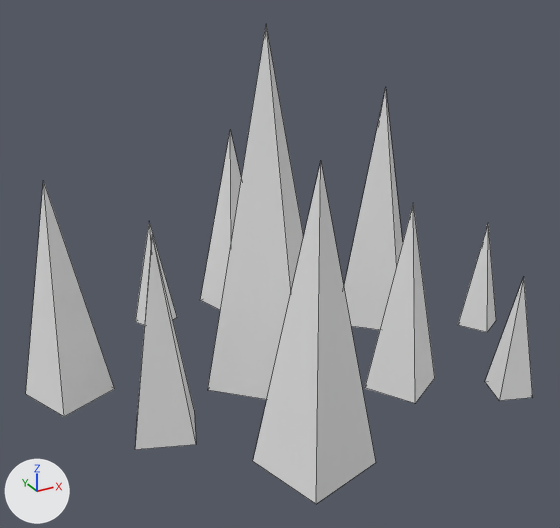
An edit to the FBX model Assets/Models/SPIKES.fbx, drawn before and after from the same camera.
The view is the same before and after, from a camera (50 mm lens) standing at (-1.57, -2.68, 1.85) and looking at (-0.12, -0.04, 0.54). Arrows for +X, +Y and +Z are at lower left; the lights stay in place. Mesh edges are drawn as thin lines.

The scene before the commit, as lines of its bpy script (objects in view):
```python
me_cone_011 = bpy.data.meshes.new('Cone.011')
me_cone_011.from_pydata(...)  # 50 vertices, 40 faces; spans x -1.16..1.09, y -0.85..0.89, z 0.0..1.51
me_cone_011.materials.append(mat_mat_spikes)  # white #e7e7e7
ob_geo_spikes = bpy.data.objects.new('GEO.SPIKES', me_cone_011)
ob_geo_spikes.location = (0.0, 0.0, 0.0)
```
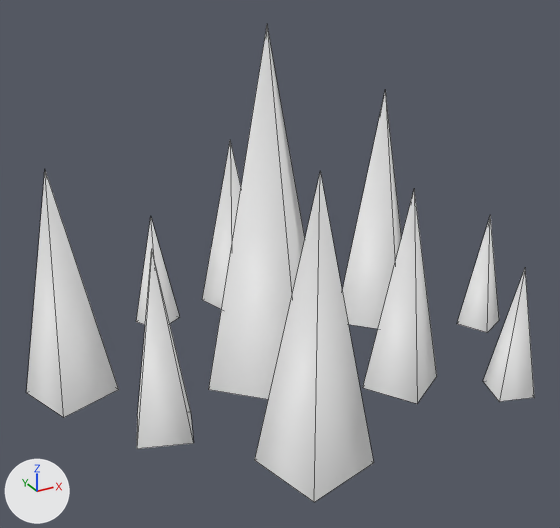
Where the change shows, as pixel boxes (x1, y1, x2, y2) in the pictures (560 x 528 px; the box of a moved part takes in the faces that stretch with it):
```json
{"object": "GEO.SPIKES", "change": "reshaped, turned, rescaled", "before": [26, 27, 533, 504], "after": [26, 27, 534, 502]}
{"part": 1, "of": "me_cone_011", "change": "moved or reshaped", "before": [200, 131, 241, 310], "after": [137, 252, 194, 449]}
{"part": 2, "of": "me_cone_011", "change": "moved or reshaped", "before": [208, 27, 304, 400], "after": [209, 27, 305, 399]}
{"part": 3, "of": "me_cone_011", "change": "moved or reshaped", "before": [135, 236, 196, 450], "after": [255, 172, 374, 502]}
{"part": 4, "of": "me_cone_011", "change": "moved or reshaped", "before": [26, 180, 114, 417], "after": [26, 171, 119, 417]}
{"part": 5, "of": "me_cone_011", "change": "moved or reshaped", "before": [344, 88, 403, 330], "after": [136, 218, 180, 325]}
{"part": 6, "of": "me_cone_011", "change": "moved or reshaped", "before": [365, 205, 435, 403], "after": [202, 141, 241, 309]}
{"part": 7, "of": "me_cone_011", "change": "moved or reshaped", "before": [458, 223, 496, 332], "after": [342, 92, 402, 329]}
{"part": 8, "of": "me_cone_011", "change": "moved or reshaped", "before": [135, 222, 177, 325], "after": [363, 190, 437, 404]}
{"part": 9, "of": "me_cone_011", "change": "moved or reshaped", "before": [253, 162, 376, 504], "after": [483, 269, 534, 401]}
{"part": 10, "of": "me_cone_011", "change": "moved or reshaped", "before": [485, 278, 533, 401], "after": [457, 216, 499, 333]}
```

Edits to the scene script, one JSON object a line:
```json
{"block": "me_cone_011", "where": "me_cone_011.from_pydata(...)  # 50 vertices, 40 faces; spans x -1.16..1.09, y -0.85..0.89, z 0.0..1.51"}
{"block": "me_cone_011", "where": "# used by ob_geo_spikes; location = (0.0, 0.0, 0.0)"}
{"block": "me_cone_011", "change": "me_cone_011 part 1: the loose piece of 5 vertices spanning x -0.13..0.19, y 0.57..0.89, z 0.0..0.93 is turned 119.7 degrees about the z axis through its middle and scaled by 1.62, then moved by (0.24, 0.7, 0.29)"}
{"block": "me_cone_011", "change": "me_cone_011 part 2: the loose piece of 5 vertices spanning x -0.46..0.14, y -0.31..0.29, z 0.0..1.51 is turned -115.1 degrees about the z axis through the mesh origin and scaled by 1.93"}
{"block": "me_cone_011", "change": "me_cone_011 part 3: the loose piece of 5 vertices spanning x -0.87..-0.57, y -0.34..-0.04, z 0.0..0.84 is turned 100.3 degrees about the z axis through its middle and scaled by 2.61, then moved by (-0.16, 1.26, 0.68)"}
{"block": "me_cone_011", "change": "me_cone_011 part 4: the loose piece of 5 vertices spanning x -1.16..-0.81, y 0.09..0.44, z 0.0..0.95 is turned -117.9 degrees about the z axis through its middle and scaled by 2.02, then moved by (2.25, 1.22, 0.49)"}
{"block": "me_cone_011", "change": "me_cone_011 part 5: the loose piece of 5 vertices spanning x 0.36..0.82, y 0.0..0.47, z 0.0..1.17 is turned -131.5 degrees about the z axis through its middle and scaled by 0.932, then moved by (1.0, -0.09, -0.04)"}
{"block": "me_cone_011", "change": "me_cone_011 part 6: the loose piece of 5 vertices spanning x 0.15..0.47, y -0.53..-0.2, z 0.0..0.84 is turned -39.2 degrees about the z axis through its middle and scaled by 2.03, then moved by (0.95, -0.28, 0.43)"}
{"block": "me_cone_011", "change": "me_cone_011 part 7: the loose piece of 5 vertices spanning x 0.89..1.09, y -0.2..0.01, z 0.0..0.54 is turned -12.2 degrees about the z axis through its middle and scaled by 4.13, then moved by (-1.05, -1.14, 0.85)"}
{"block": "me_cone_011", "change": "me_cone_011 part 8: the loose piece of 5 vertices spanning x -0.53..-0.32, y 0.61..0.82, z 0.0..0.54 is turned -23.9 degrees about the z axis through its middle and scaled by 3.21, then moved by (-0.46, -0.97, 0.6)"}
{"block": "me_cone_011", "change": "me_cone_011 part 9: the loose piece of 5 vertices spanning x -0.51..-0.11, y -0.85..-0.45, z 0.0..1.17 is turned 121.6 degrees about the z axis through its middle and scaled by 0.956, then moved by (-1.36, -0.03, -0.03)"}
{"block": "me_cone_011", "change": "me_cone_011 part 10: the loose piece of 5 vertices spanning x 0.59..0.78, y -0.73..-0.54, z 0.0..0.54 is turned 111.1 degrees about the z axis through its middle and scaled by 2.07, then moved by (-1.67, -1.04, 0.29)"}
{"op": "set", "path": "ob_geo_spikes.rotation_euler", "old": "(0.0, 0.0, 0.0)", "new": "(0.0, 0.0, 2.009)", "note": "degrees (0, 0, 0) -> degrees (0, 0, 115)"}
{"op": "set", "path": "ob_geo_spikes.scale", "old": "(1.0, 1.0, 1.0)", "new": "(0.518, 0.518, 0.518)"}
```
